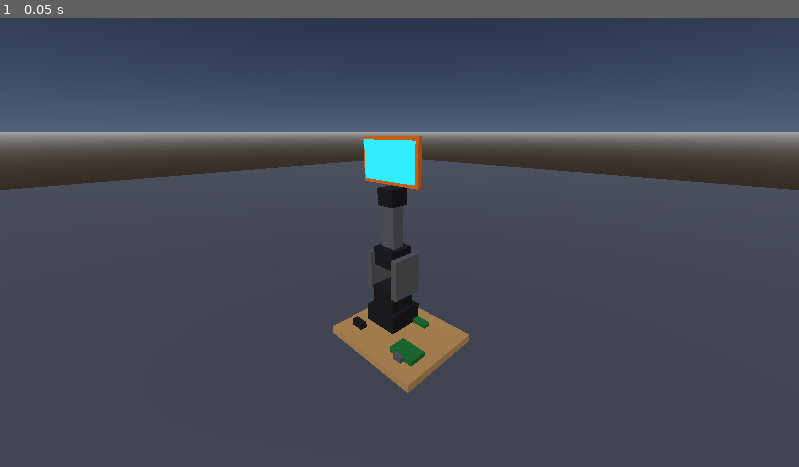
Above: before the commit, frame 1.
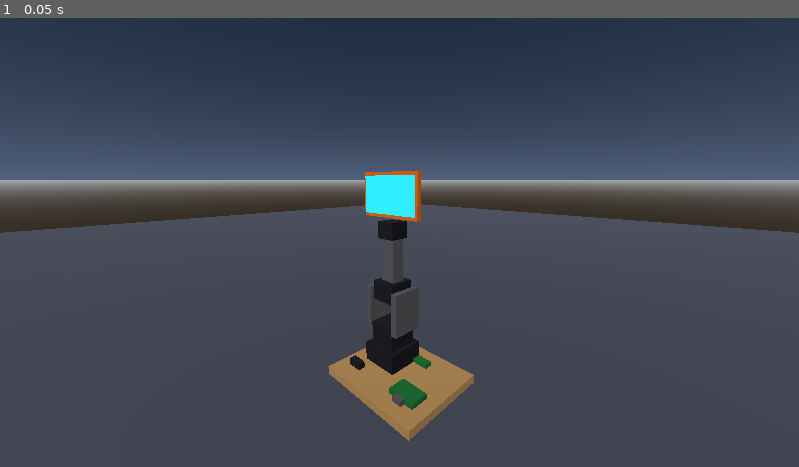
Above: after the commit, the same moment.

Repository: grozeille/personal_bot
Game: Godot game, scene res://Main.tscn
The game is run twice, just before and just after one commit, with the same random seed, the same clock (stepped at 60 frames per second) and the same inputs.
Inputs:
- Up to frame 1 (0.05 s): no input

The runs differ from the first frame. In frame 1, 23% of the frame differs, in the area x 0-100%, y 20-95%.

Commit message:
Simu: orbit souris + contrat TCP unique (fin du WS/UDP) (#8)

Diff:
--- a/src/Simulator3D/RobotArm3DOF.gd
+++ b/src/Simulator3D/RobotArm3DOF.gd
@@ -17,14 +17,46 @@
 var _track: Array = []
 var _track_t := 0.0
 var _track_active := false
+var _cam_yaw := deg_to_rad(45.0)
+var _cam_pitch := deg_to_rad(12.0)
+var _cam_dist := 0.8
+const CAM_TARGET := Vector3(0, 0.42, 0)
 
 @onready var _pan_pivot: Node3D = $PanPivot
 @onready var _tilt_pivot: Node3D = $PanPivot/TiltPivot
 @onready var _roll_pivot: Node3D = $PanPivot/TiltPivot/RollPivot
+@onready var _camera: Camera3D = $Camera3D
+
+
+func _unhandled_input(event: InputEvent) -> void:
+	if event is InputEventMouseMotion:
+		var motion: InputEventMouseMotion = event
+		if (motion.button_mask & MOUSE_BUTTON_MASK_LEFT) != 0:
+			_cam_yaw -= motion.relative.x * 0.005
+			_cam_pitch = clampf(_cam_pitch + motion.relative.y * 0.005, deg_to_rad(-60.0), deg_to_rad(85.0))
+			_update_camera()
+	elif event is InputEventMouseButton:
+		var mb: InputEventMouseButton = event
+		if mb.pressed and mb.button_index == MOUSE_BUTTON_WHEEL_UP:
+			_cam_dist = clampf(_cam_dist * 0.9, 0.25, 3.0)
+			_update_camera()
+		elif mb.pressed and mb.button_index == MOUSE_BUTTON_WHEEL_DOWN:
+			_cam_dist = clampf(_cam_dist * 1.1, 0.25, 3.0)
+			_update_camera()
+
+
+func _update_camera() -> void:
+	if not is_node_ready():
+		return
+	var cp := cos(_cam_pitch)
+	var pos := CAM_TARGET + Vector3(_cam_dist * cp * sin(_cam_yaw), _cam_dist * sin(_cam_pitch), _cam_dist * cp * cos(_cam_yaw))
+	_camera.position = pos
+	_camera.look_at(CAM_TARGET)
 
 
 func _ready() -> void:
 	_apply_pose()
+	_update_camera()
 	var err := _server.listen(PORT)
 	if err != OK:
 		push_error("TCP listen %d: %s" % [PORT, err])
